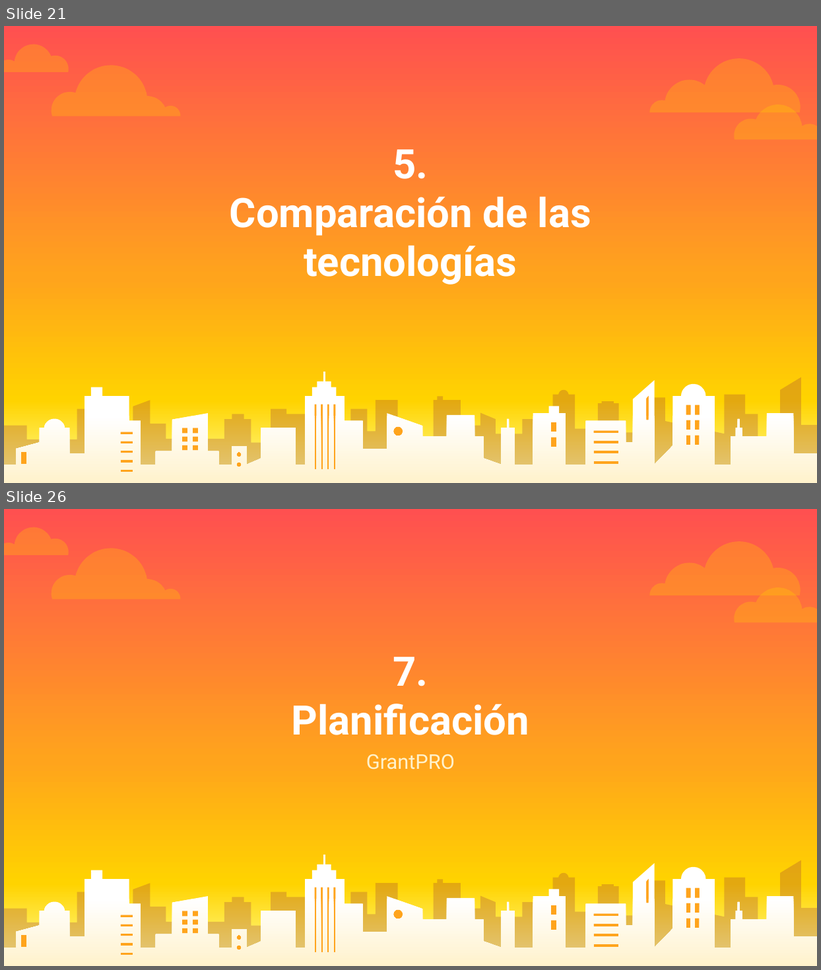
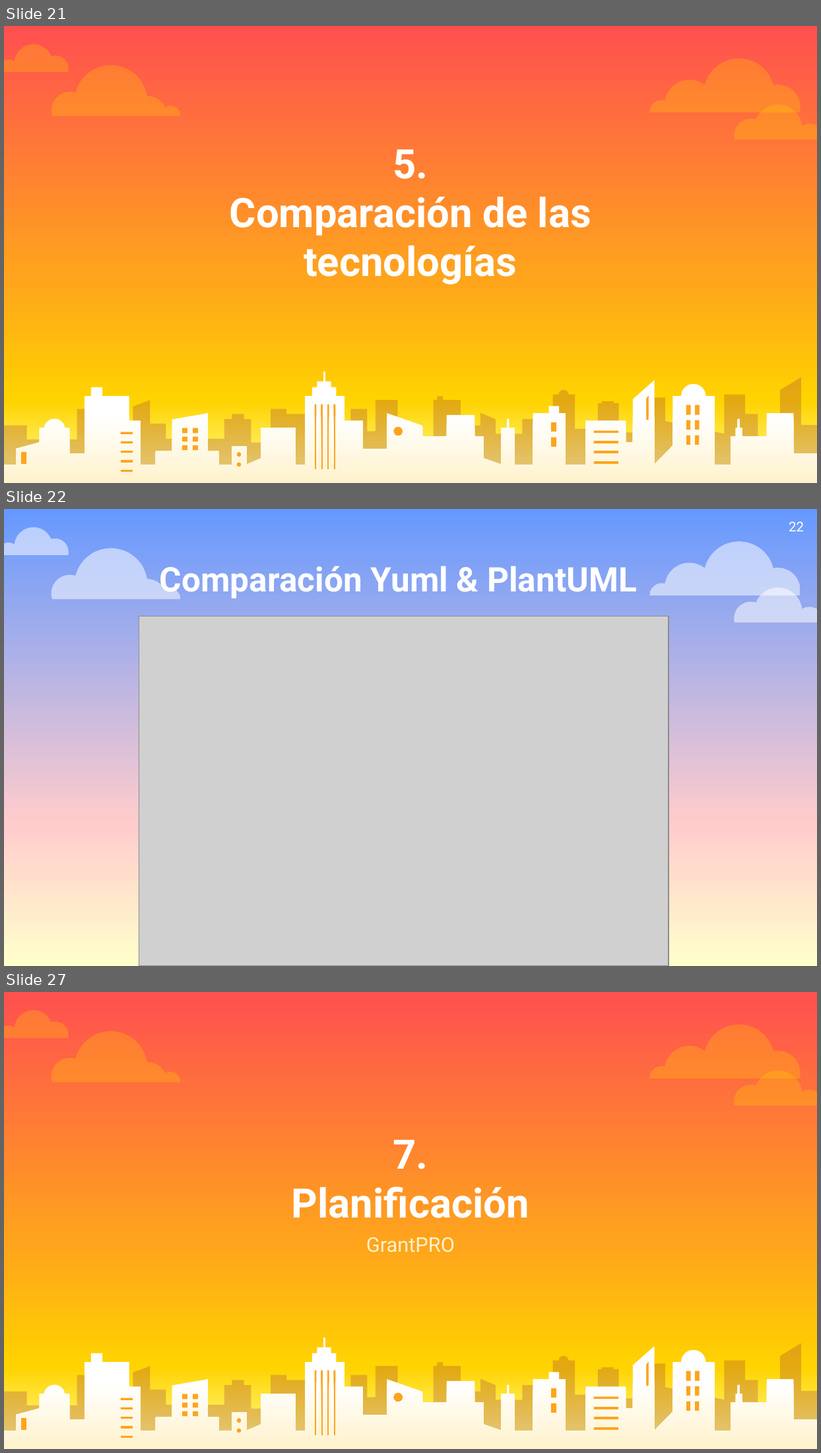
Before and after one commit to vizquierdouah/TG2, a slide deck: TG2_final.pptx. Shown one above the other, each under a label of ours: slides 21 and 26 before the commit, slides 21, 22 and 27 after it; the slides between them are not shown. The pictures are 821x970 and 821x1453 pixels, drawn with LibreOffice and Linux fonts; fonts in the diff are those of the drawing; grey boxes stand for pictures. Boxes give left, top, right and bottom in pixels: in the first picture for what was removed or moved away, otherwise in the second. Text is boxed around its words. In the diff, an @@ line names an element or a change of style, - is before the commit and + after.

```diff
--- a/TG2_final.pptx
+++ b/TG2_final.pptx
@@ slide 22 added at [4, 509, 817, 966], background gradient #6699FF to #FFCCCC to #FFFFCC @@
@@ freeform shape added at [4, 527, 69, 555], fill #FFFFFF at 53% opacity @@
@@ page number added at [789, 522, 804, 531], 12 pt, text #FFFFFF @@
+22
@@ freeform shape added at [51, 548, 180, 599], fill #FFFFFF at 53% opacity @@
@@ freeform shape added at [649, 541, 800, 595], fill #FFFFFF at 53% opacity @@
@@ text added at [160, 566, 637, 599], 30 pt, text #FFFFFF, bold @@
+Comparación Yuml & PlantUML
@@ freeform shape added at [734, 588, 817, 623], fill #FFFFFF at 53% opacity @@
@@ picture added at [139, 617, 669, 966] @@
@@ what was slide 26 is now slide 27 @@
```
Also in this commit, not shown: 4 slides changed, 1 other slide added, 1 slide removed.
